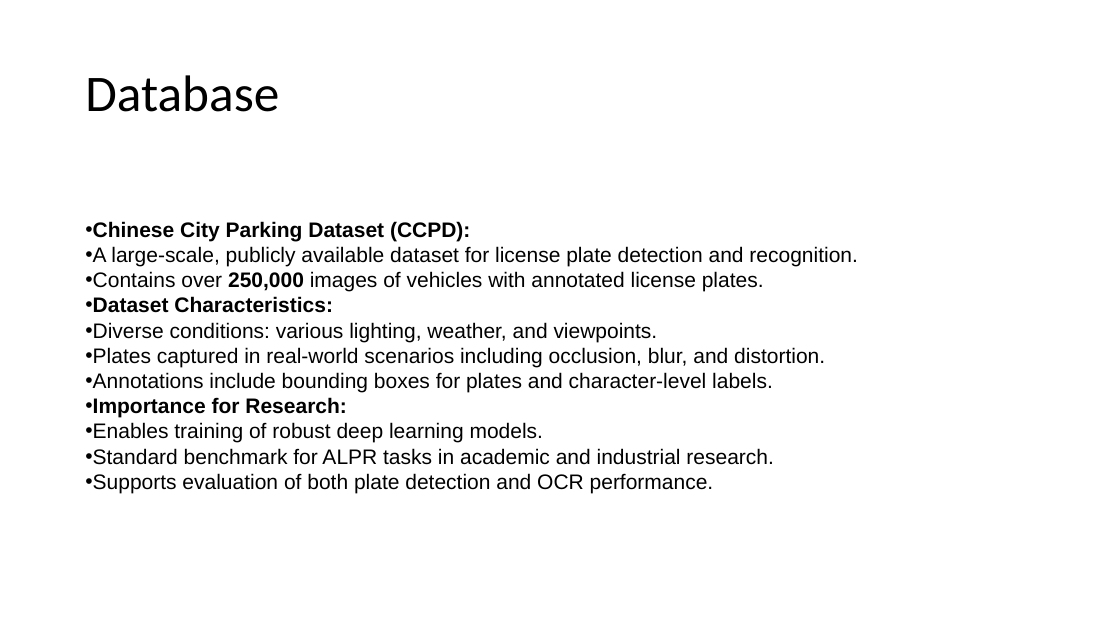
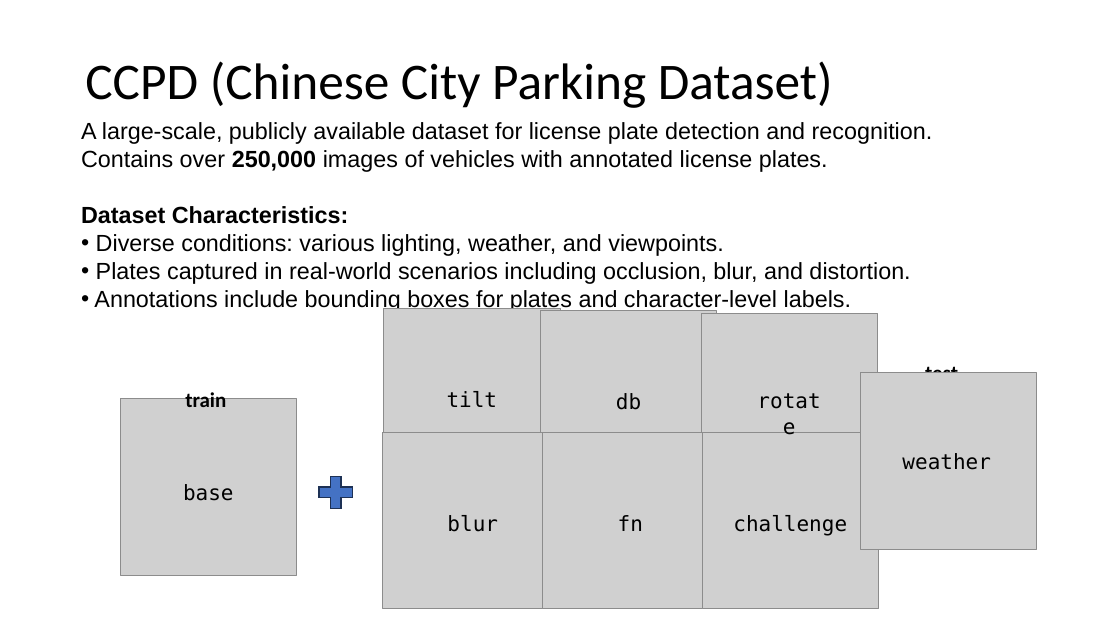
Before and after one commit to Obrigad0/Car-plate-Recognition-and-Reconstruction-with-DL, a slide deck: slide 10 of presentation.pptx. Drawn at 1120x630 pixels with LibreOffice and Linux fonts; fonts in the diff are those of the drawing; grey boxes stand for pictures. Boxes give left, top, right and bottom in pixels: in the first picture for what was removed or moved away, otherwise in the second. Text is boxed around its words. In the diff, an @@ line names an element or a change of style, - is before the commit and + after.

```diff
--- a/presentation.pptx
+++ b/presentation.pptx
@@ title at (85, 61, 833, 108): text changed @@
-Database
+CCPD (Chinese City Parking Dataset)
@@ text "A large-scale, publicly available dataset ...": place and size @@
-text "A large-scale, publicly available dataset ..." at (85, 221, 857, 494)
+text "A large-scale, publicly available dataset ..." at (81, 122, 933, 313)
@@ text "A large-scale, publicly available dataset ..." at (81, 122, 933, 313): size 18 to 20 pt; bullet • to none @@
@@ text at (93, 221, 470, 241): paragraph removed @@
-• Chinese City Parking Dataset (CCPD):
@@ picture added at (384, 308, 560, 485) @@
@@ picture added at (540, 311, 717, 487) @@
@@ picture added at (702, 313, 878, 490) @@
@@ text added at (185, 389, 226, 407), 18 pt, text #000000, bold @@
+train
@@ text added at (744, 384, 836, 418), 18 pt, text #000000 @@
+rotate
@@ picture added at (860, 373, 1037, 549) @@
@@ text added at (925, 363, 958, 373), 18 pt, text #000000, bold @@
+test
@@ text at (85, 397, 773, 494): paragraphs removed @@
-• Importance for Research:
-• Enables training of robust deep learning models.
-• Standard benchmark for ALPR tasks in academic and industrial research.
-• Supports evaluation of both plate detection and OCR performance.
@@ picture added at (120, 399, 297, 576) @@
@@ text added at (447, 391, 498, 407), 18 pt, text #000000 @@
+tilt
@@ text added at (616, 393, 641, 410), 18 pt, text #000000 @@
+db
@@ picture added at (383, 433, 560, 609) @@
@@ picture added at (543, 433, 719, 609) @@
@@ picture added at (702, 433, 879, 609) @@
@@ plus sign added at (313, 471, 360, 514), fill #4472C4, outline #1E3256 1 pt @@
@@ text added at (902, 453, 990, 470), 18 pt, text #000000 @@
+weather
@@ text added at (183, 484, 234, 501), 18 pt, text #000000 @@
+base
@@ text added at (447, 515, 498, 532), 18 pt, text #000000 @@
+blur
@@ text added at (618, 515, 643, 531), 18 pt, text #000000 @@
+fn
@@ text added at (733, 515, 847, 536), 18 pt, text #000000 @@
+challenge
```
Also in this commit, not shown: 2 other slides changed.
